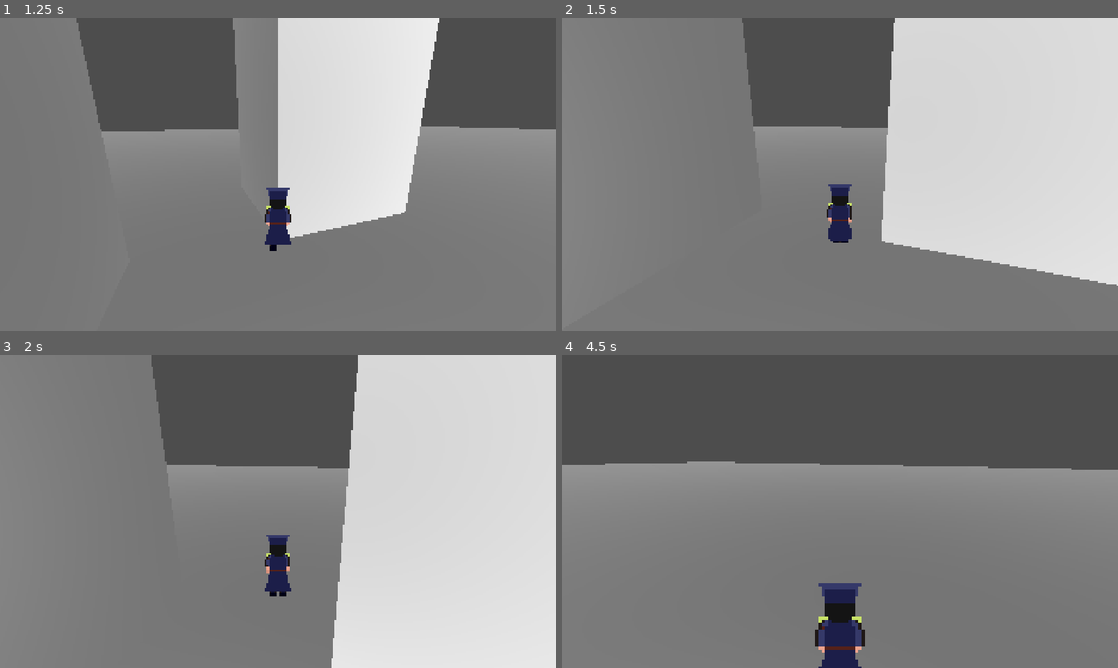
Above: before the commit, frames 1-4 (two rows, left to right).
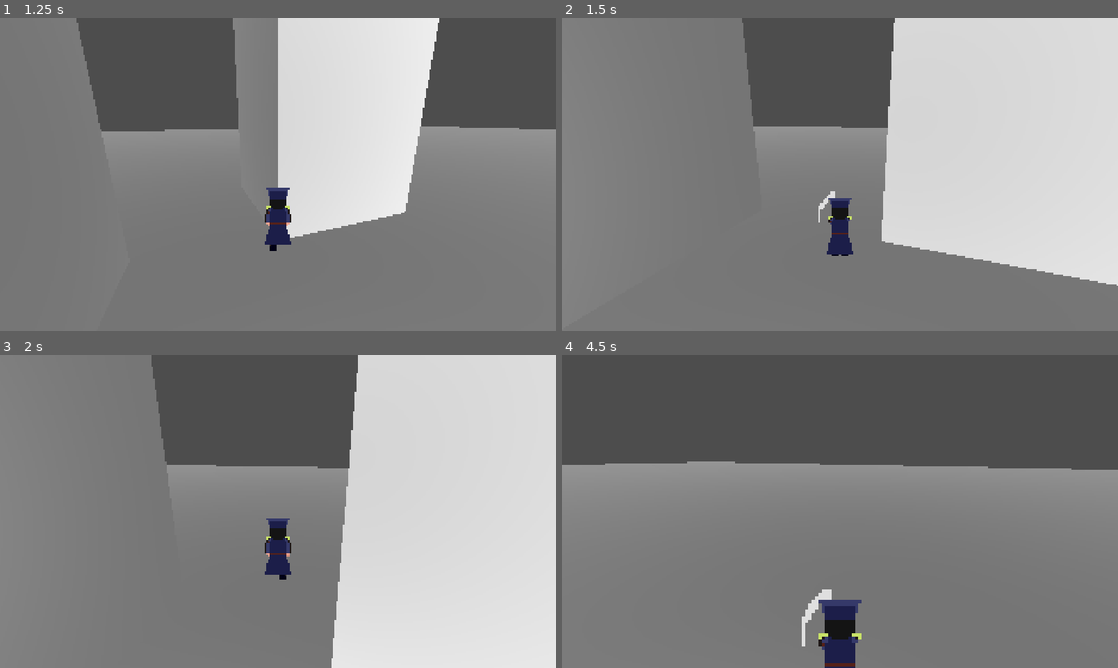
Above: after the commit, the same moments.

Repository: zenrythebard/dinamik_21_gamejam
Game: Godot game, scene res://test_louis.tscn
Same seed, same stepped clock (60 frames per second), same inputs: the game is played once before the commit and once after it.
Inputs (mouse positions are in pixels of both pictures, inside the frame that each line leads up to):
- Up to frame 1 (1.25 s): tap Enter (ui_accept) at 0.5, 0.77 s; move the mouse to (305, 174) at 0.52 s; hold W (walk_forward) from 0.53 s (still down); click (305, 174) at 0.6 s; tap Shift (dash, bound only after the commit) at 0.8 s
- Up to frame 2 (1.5 s): keep holding W (walk_forward); move the mouse to (812, 174) at 1.27 s; tap Shift (dash, bound only after the commit) at 1.35 s
- Up to frame 3 (2 s): keep holding W (walk_forward); tap Enter (ui_accept) at 1.52 s; click (250, 511) at 1.55 s
- Up to frame 4 (4.5 s): keep holding W (walk_forward); move the mouse to (851, 505) at 2.02 s; click (851, 505) at 2.1 s; tap Shift (dash, bound only after the commit) at 2.3, 2.85, 3.8, 4.35 s; move the mouse to (834, 517) at 2.77 s; tap Enter (ui_accept) at 3.02, 3.77 s; click (834, 517) at 3.05 s; move the mouse to (878, 514) at 3.52 s; click (878, 514) at 3.6 s; move the mouse to (795, 508) at 4.27 s

Frame 1 is identical in both runs. In frame 2, 0.8% of the frame differs, in the area x 46-53%, y 53-76%; in frame 3, 0.8%; in frame 4, 1.7%, in the area x 43-55%, y 72-100%.

Commit message:
fix

Diff:
--- a/project.godot
+++ b/project.godot
@@ -88,6 +88,11 @@
 "events": [Object(InputEventKey,"resource_local_to_scene":false,"resource_name":"","device":-1,"window_id":0,"alt_press …(195 unchanged characters)…
 ]
 }
+dash={
+"deadzone": 0.2,
+"events": [Object(InputEventKey,"resource_local_to_scene":false,"resource_name":"","device":-1,"window_id":0,"alt_pressed":false,"shift_pressed":false,"ctrl_pressed":false,"meta_pressed":false,"pressed":false,"keycode":0,"physical_keycode":4194325,"key_label":0,"unicode":0,"location":0,"echo":false,"script":null)
+]
+}
 
 [physics]
 
--- a/test_assets/ninja.tscn
+++ b/test_assets/ninja.tscn
@@ -769,6 +769,7 @@
 SPEED = 2.5
 
 [node name="AnimationTree" type="AnimationTree" parent="." unique_id=1326933241]
+active = false
 tree_root = SubResource("AnimationNodeBlendTree_jc63w")
 anim_player = NodePath("../AnimationPlayer")
 parameters/oneshot_attack/active = false
--- a/test_assets/player.tscn
+++ b/test_assets/player.tscn
@@ -338,7 +338,11 @@
 blend_point_3/pos = Vector2(0.1, 0)
 blend_point_3/name = &"attack_right"
 
+[sub_resource type="AnimationNodeBlendSpace2D" id="AnimationNodeBlendSpace2D_o1qfp"]
+
 [sub_resource type="AnimationNodeOneShot" id="AnimationNodeOneShot_bs657"]
+
+[sub_resource type="AnimationNodeOneShot" id="AnimationNodeOneShot_m4kpu"]
 
 [sub_resource type="AnimationNodeAnimation" id="AnimationNodeAnimation_taggi"]
 animation = &"walk_left"
@@ -373,15 +377,19 @@
 blend_point_4/name = &"idle"
 
 [sub_resource type="AnimationNodeBlendTree" id="AnimationNodeBlendTree_3388h"]
-graph_offset = Vector2(55.384033, 142.30101)
+graph_offset = Vector2(-141.45581, -24.036346)
 nodes/output/position = Vector2(1104, 96)
 nodes/walk/node = SubResource("AnimationNodeBlendSpace2D_dahie")
-nodes/walk/position = Vector2(528, 80)
+nodes/walk/position = Vector2(300, -40)
 nodes/oneshot_attack/node = SubResource("AnimationNodeOneShot_bs657")
-nodes/oneshot_attack/position = Vector2(864, 80)
+nodes/oneshot_attack/position = Vector2(920, -40)
 nodes/attack/node = SubResource("AnimationNodeBlendSpace2D_bs657")
-nodes/attack/position = Vector2(544, 304)
-node_connections = [&"output", 0, &"oneshot_attack", &"oneshot_attack", 0, &"walk", &"oneshot_attack", 1, &"attack"]
+nodes/attack/position = Vector2(720, 320)
+nodes/oneshot_dash/node = SubResource("AnimationNodeOneShot_m4kpu")
+nodes/oneshot_dash/position = Vector2(640, -40)
+nodes/dash/node = SubResource("AnimationNodeBlendSpace2D_o1qfp")
+nodes/dash/position = Vector2(320, 220)
+node_connections = [&"output", 0, &"oneshot_attack", &"oneshot_attack", 0, &"oneshot_dash", &"oneshot_attack", 1, &"attack", &"oneshot_dash", 0, &"walk", &"oneshot_dash", 1, &"dash"]
 
 [sub_resource type="Animation" id="Animation_l0q54"]
 length = 0.001
@@ -702,6 +710,46 @@
 "values": [Vector3(0, 4.712389, 0)]
 }
 
+[sub_resource type="Animation" id="Animation_m4kpu"]
+resource_name = "dash_forward"
+length = 0.4
+tracks/0/type = "value"
+tracks/0/imported = false
+tracks/0/enabled = true
+tracks/0/path = NodePath("AnimatedSprite3D:flip_h")
+tracks/0/interp = 1
+tracks/0/loop_wrap = true
+tracks/0/keys = {
+"times": PackedFloat32Array(0.03333334),
+"transitions": PackedFloat32Array(1),
+"update": 0,
+"values": [false]
+}
+tracks/1/type = "value"
+tracks/1/imported = false
+tracks/1/enabled = true
+tracks/1/path = NodePath("AnimatedSprite3D:frame")
+tracks/1/interp = 1
+tracks/1/loop_wrap = true
+tracks/1/keys = {
+"times": PackedFloat32Array(0.03333333, 0.26666668),
+"transitions": PackedFloat32Array(1, 1),
+"update": 0,
+"values": [1, 8]
+}
+tracks/2/type = "value"
+tracks/2/imported = false
+tracks/2/enabled = true
+tracks/2/path = NodePath("AnimatedSprite3D:animation")
+tracks/2/interp = 1
+tracks/2/loop_wrap = true
+tracks/2/keys = {
+"times": PackedFloat32Array(0.033333335),
+"transitions": PackedFloat32Array(1),
+"update": 0,
+"values": [&"walk_forward"]
+}
+
 [sub_resource type="Animation" id="Animation_or781"]
 resource_name = "walk_forward"
 loop_mode = 1
@@ -897,6 +945,7 @@
 &"attack_forward": SubResource("Animation_3388h"),
 &"attack_left": SubResource("Animation_bs657"),
 &"attack_right": SubResource("Animation_o1qfp"),
+&"dash_forward": SubResource("Animation_m4kpu"),
 &"idle": SubResource("Animation_or781"),
 &"walk_backward": SubResource("Animation_cqqki"),
 &"walk_forward": SubResource("Animation_1icll"),
@@ -945,6 +994,10 @@
 parameters/oneshot_attack/internal_active = false
 parameters/oneshot_attack/request = 0
 parameters/attack/blend_position = Vector2(0.015901089, 0.31506848)
+parameters/oneshot_dash/active = false
+parameters/oneshot_dash/internal_active = false
+parameters/oneshot_dash/request = 0
+parameters/dash/blend_position = Vector2(0, 0)
 
 [node name="AnimationPlayer" type="AnimationPlayer" parent="." unique_id=483325376]
 libraries/ = SubResource("AnimationLibrary_or781")
--- a/test_assets/test_character_body_3d.gd
+++ b/test_assets/test_character_body_3d.gd
@@ -43,6 +43,11 @@
 	else:
 		velocity.x = move_toward(velocity.x, 0, SPEED)
 		velocity.z = move_toward(velocity.z, 0, SPEED)
+
+	if Input.is_action_just_pressed("dash") :
+		if not animation_tree.get("parameters/oneshot_attack/active") :
+			animation_tree["parameters/attack/blend_position"] = anim_dir
+			animation_tree["parameters/oneshot_attack/request"] = AnimationNodeOneShot.ONE_SHOT_REQUEST_FIRE
 
 	move_and_slide()
 
